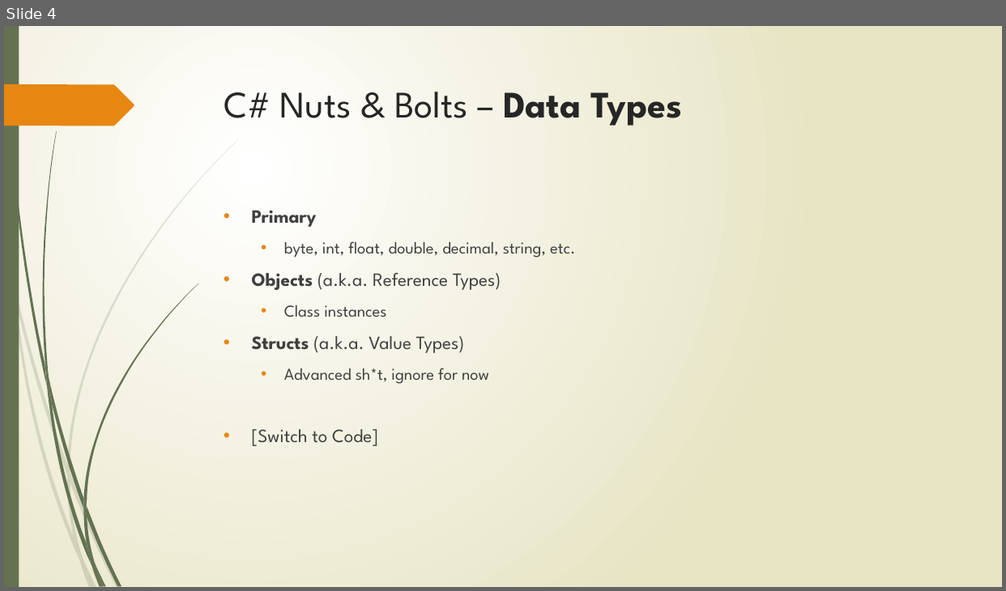
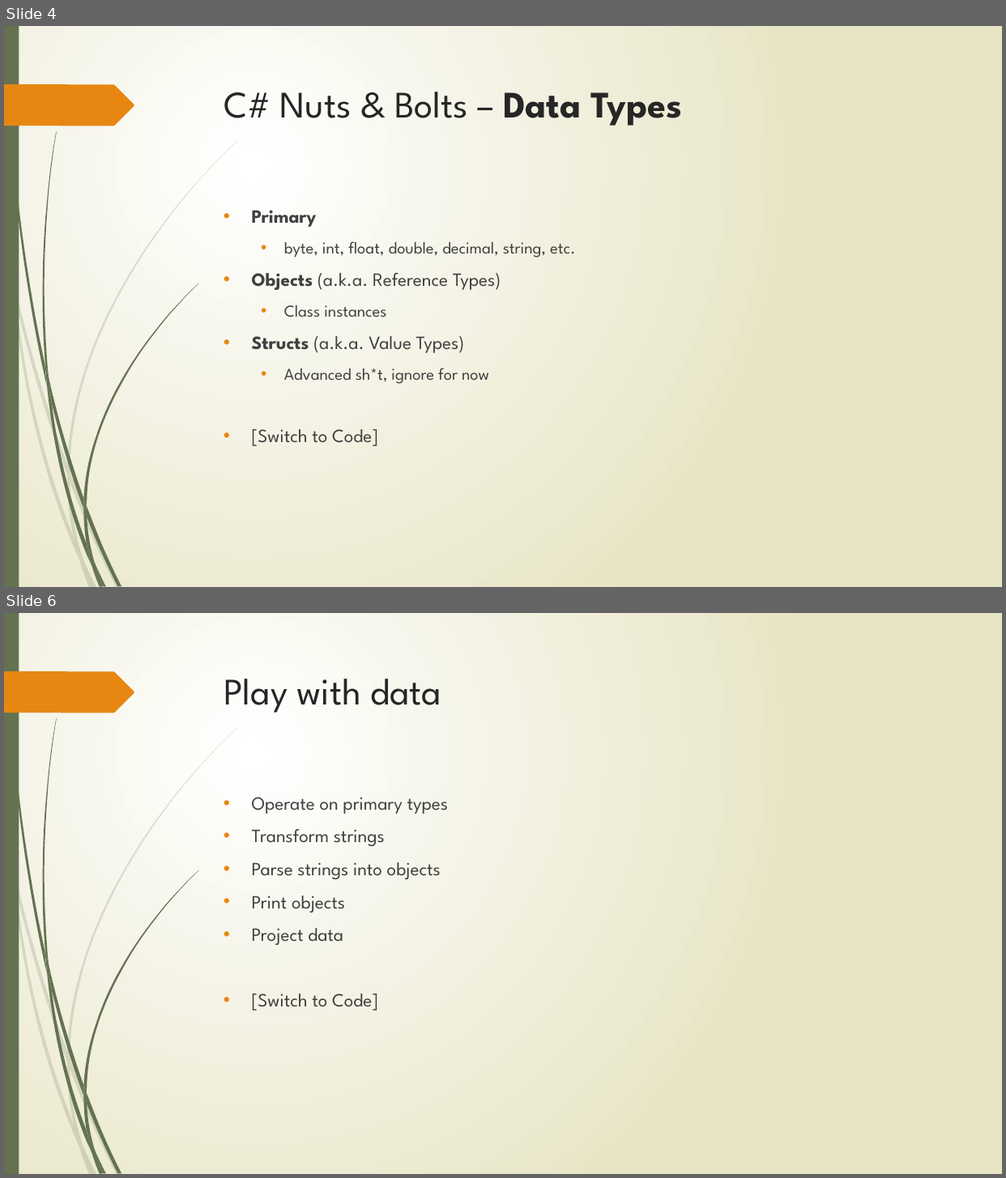
Before and after one commit to hinteadan/csharp-crash-course, a slide deck: Topics.pptx. Shown one above the other, each under a label of ours: slide 4 before the commit, slides 4 and 6 after it; the slides between them are not shown. The pictures are 1006x591 and 1006x1178 pixels, drawn with LibreOffice and Linux fonts; fonts in the diff are those of the drawing. Boxes give left, top, right and bottom in pixels: in the first picture for what was removed or moved away, otherwise in the second. Text is boxed around its words. In the diff, an @@ line names an element or a change of style, - is before the commit and + after.

```diff
--- a/Topics.pptx
+++ b/Topics.pptx
@@ slide 6 added at bbox=[4, 613, 1002, 1174], background gradient #FFFFFF to #E8E6C4; not listed: 24 template elements that a slide beside it also shows @@
@@ title added at bbox=[224, 679, 441, 713], 36 pt, text #262626 @@
+Play with data
@@ text added at bbox=[252, 797, 449, 1011], 18 pt, text #404040 @@
+• Operate on primary types
+• Transform strings
+• Parse strings into objects
+• Print objects
+• Project data
+• [Switch to Code]
```
Also in this commit, not shown: 1 slide changed, 1 other slide added.
